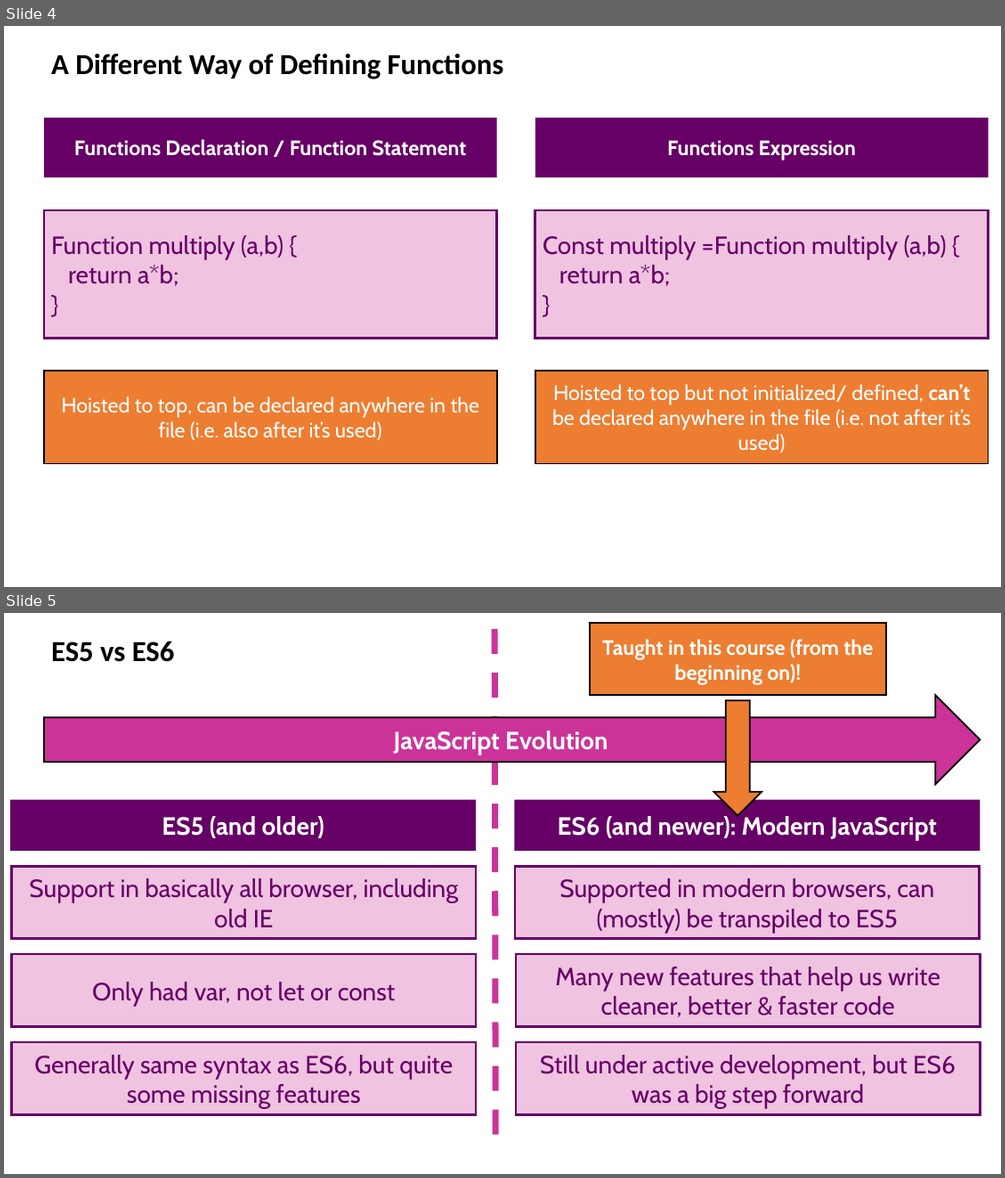
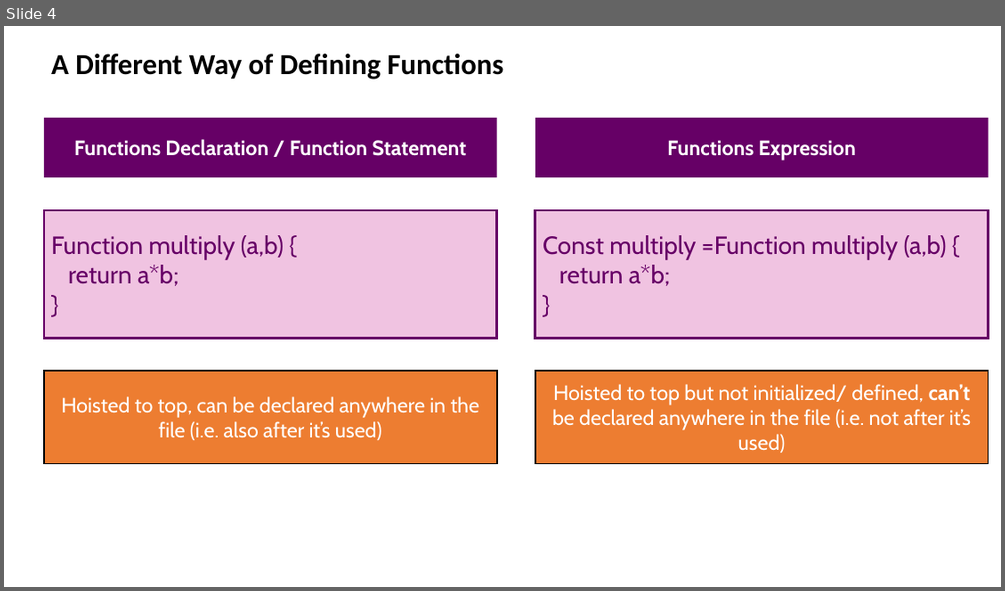
Before and after one commit to drronidz/JavaScript-The-Complete-Guide-2020, a slide deck: 6. More on Functions/docs/Introduction.pptx. Shown one above the other, each under a label of ours: slides 4 and 5 before the commit, slide 4 after it. The pictures are 1005x1178 and 1005x591 pixels, drawn with LibreOffice and Linux fonts; fonts in the diff are those of the drawing. Boxes give left, top, right and bottom in pixels: in the first picture for what was removed or moved away, otherwise in the second. Text is boxed around its words. In the diff, an @@ line names an element or a change of style, - is before the commit and + after.

```diff
--- a/6. More on Functions/docs/Introduction.pptx
+++ b/6. More on Functions/docs/Introduction.pptx
@@ slide 5 removed at (x1=4, y1=613, x2=1001, y2=1174), background #FFFFFF @@
@@ line removed from (494, 629) to (495, 1143) @@
@@ rectangle removed at (x1=590, y1=623, x2=886, y2=695) @@
-Taught in this course (from the beginning on)!
@@ text removed at (x1=51, y1=641, x2=175, y2=662) @@
-ES5 vs ES6
@@ right arrow removed at (x1=44, y1=695, x2=980, y2=784) @@
-JavaScript Evolution
@@ right arrow removed at (x1=713, y1=700, x2=761, y2=816) @@
@@ rectangle removed at (x1=10, y1=800, x2=476, y2=851) @@
-ES5 (and older)
@@ rectangle removed at (x1=514, y1=800, x2=979, y2=851) @@
-ES6 (and newer): Modern JavaScript
@@ rectangle removed at (x1=11, y1=866, x2=476, y2=938) @@
-Support in basically all browser, including old IE
@@ rectangle removed at (x1=515, y1=866, x2=979, y2=938) @@
-Supported in modern browsers, can (mostly) be transpiled to ES5
@@ rectangle removed at (x1=11, y1=954, x2=476, y2=1027) @@
-Only had var, not let or const
@@ rectangle removed at (x1=516, y1=954, x2=979, y2=1027) @@
-Many new features that help us write cleaner, better & faster code
@@ rectangle removed at (x1=11, y1=1042, x2=476, y2=1115) @@
-Generally same syntax as ES6, but quite some missing features
@@ rectangle removed at (x1=516, y1=1042, x2=979, y2=1115) @@
-Still under active development, but ES6 was a big step forward
```
Also in this commit, not shown: 1 slide added, 5 other slides removed, 1 other file.
